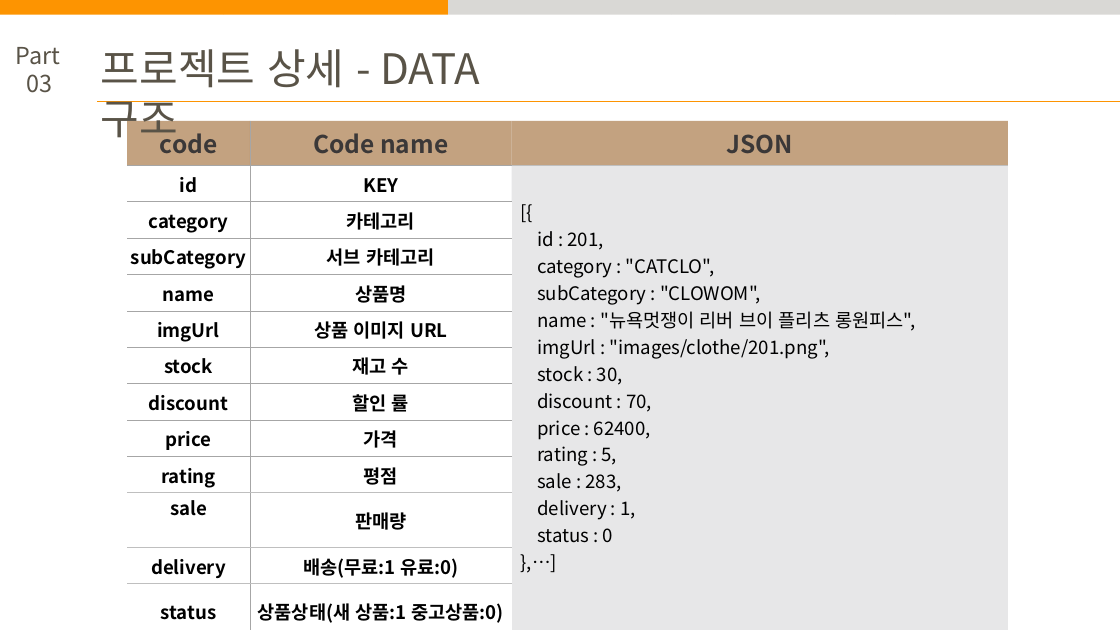
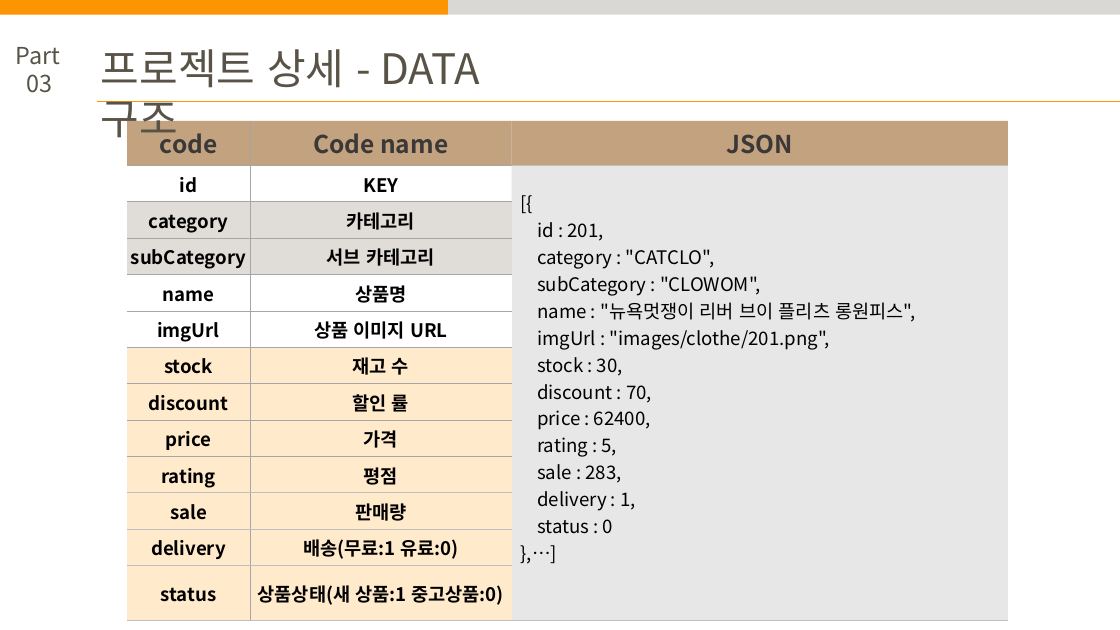
Before and after one commit to shoon2430/ReactProject, a slide deck: slide 8 of doc/MonPang 발표자료.pptx (slide 6 before the commit). Drawn at 1120x630 pixels with LibreOffice and Linux fonts; fonts in the diff are those of the drawing. Boxes give left, top, right and bottom in pixels: in the first picture for what was removed or moved away, otherwise in the second. Text is boxed around its words. In the diff, an @@ line names an element or a change of style, - is before the commit and + after.

```diff
--- a/doc/MonPang 발표자료.pptx
+++ b/doc/MonPang 발표자료.pptx
@@ table at <box>127,121,1008,609</box> @@
@@ fill #FFFFFF to #E0DDD8 in 4 cells @@
@@ fill #FFFFFF to #FFEACC in 14 cells @@
```
Also in this commit, not shown: 3 other slides changed, 2 slides added.
